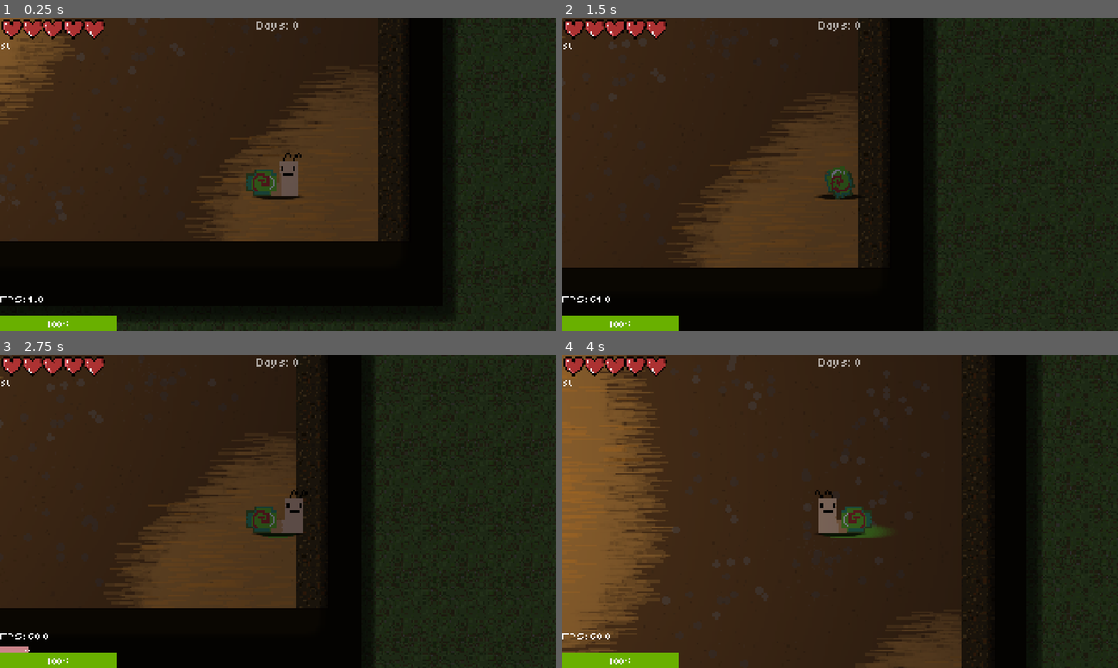
Above: before the commit, frames 1-4 (two rows, left to right).
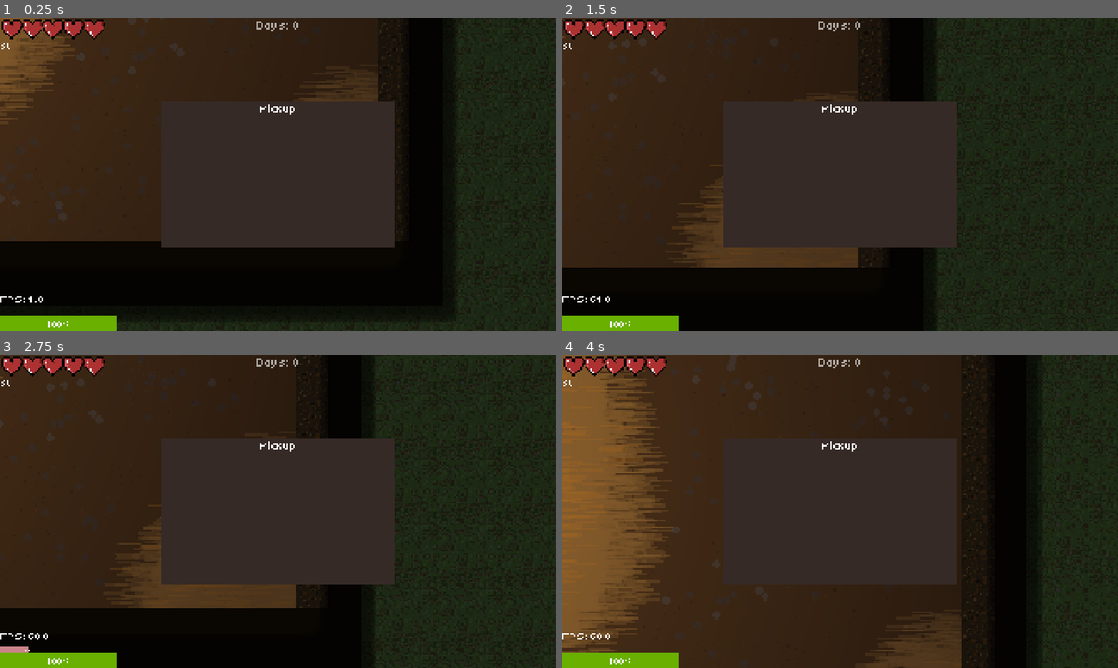
Above: after the commit, the same moments.

Repository: mark4pro/rogue-like
Game: Godot game, scene res://Scenes/hub.tscn
The game is run twice, just before and just after one commit, with the same random seed, the same clock (stepped at 60 frames per second) and the same inputs. Sound files missing from this copy of the repository are replaced by a short silence.
Inputs (mouse positions are in pixels of both pictures, inside the frame that each line leads up to):
- Up to frame 1 (0.25 s): no input
- Up to frame 2 (1.5 s): tap Enter at 0.5 s; move the mouse to (962, 158) at 0.52 s; hold D (right) 0.53-1.28 s; tap Ctrl (roll) at 0.6 s; click (962, 158) at 0.67 s; move the mouse to (728, 190) at 1.27 s; hold S (down) from 1.28 s (still down); tap F6 (free_cam) at 1.35 s; click (728, 190) at 1.42 s
- Up to frame 3 (2.75 s): tap Ctrl (roll) at 1.55, 2.3 s; move the mouse to (333, 442) at 2.02 s; release S (down) at 2.03 s; hold D (right) from 2.03 s (still down); tap E (interact) at 2.1 s; click (333, 442) at 2.17 s
- Up to frame 4 (4 s): tap Space at 2.75 s; move the mouse to (812, 574) at 2.77 s; release D (right) at 2.78 s; hold W (up) 2.78-3.53 s; tap F (place) at 2.85 s; click (812, 574) at 2.92 s; tap Ctrl (roll) at 3.05, 3.6 s; move the mouse to (1006, 558) at 3.52 s; hold A (left) from 3.53 s (still down); click (1006, 558) at 3.67 s

The runs differ from the first frame. In frame 1, 8.6% of the frame differs, in the area x 29-71%, y 26-74%; in frame 2, 13%; in frame 3, 13%; in frame 4, 1.1%.

Commit message:
added unscripted pickup menu

Diff:
--- a/Assets/prefabs/player.tscn
+++ b/Assets/prefabs/player.tscn
@@ -487,6 +487,62 @@
 theme_override_constants/v_separation = 2
 columns = 8
 
+[node name="pickupMenu" type="CanvasLayer" parent="." unique_id=51222896]
+
+[node name="Control" type="Control" parent="pickupMenu" unique_id=1782156158]
+layout_mode = 3
+anchors_preset = 8
+anchor_left = 0.5
+anchor_top = 0.5
+anchor_right = 0.5
+anchor_bottom = 0.5
+offset_left = -20.0
+offset_top = -20.0
+offset_right = 20.0
+offset_bottom = 20.0
+grow_horizontal = 2
+grow_vertical = 2
+
+[node name="ColorRect" type="ColorRect" parent="pickupMenu/Control" unique_id=2033467235]
+layout_mode = 1
+anchors_preset = 8
+anchor_left = 0.5
+anchor_top = 0.5
+anchor_right = 0.5
+anchor_bottom = 0.5
+offset_left = -400.0
+offset_top = -250.0
+offset_right = 400.0
+offset_bottom = 250.0
+grow_horizontal = 2
+grow_vertical = 2
+color = Color(0.21176471, 0.16470589, 0.14901961, 1)
+
+[node name="Label" type="Label" parent="pickupMenu/Control/ColorRect" unique_id=901448843]
+custom_minimum_size = Vector2(0, 50)
+layout_mode = 1
+anchors_preset = 10
+anchor_right = 1.0
+offset_bottom = 23.0
+grow_horizontal = 2
+theme_override_fonts/font = ExtResource("5_ev7rh")
+theme_override_font_sizes/font_size = 42
+text = "Pickup"
+horizontal_alignment = 1
+vertical_alignment = 1
+
+[node name="ScrollContainer" type="ScrollContainer" parent="pickupMenu/Control/ColorRect" unique_id=839794302]
+layout_mode = 0
+offset_top = 50.0
+offset_right = 800.0
+offset_bottom = 500.0
+horizontal_scroll_mode = 0
+
+[node name="VBoxContainer" type="VBoxContainer" parent="pickupMenu/Control/ColorRect/ScrollContainer" unique_id=820472943]
+layout_mode = 2
+size_flags_horizontal = 3
+size_flags_vertical = 3
+
 [node name="pauseMenu" type="CanvasLayer" parent="." unique_id=732976117]
 layer = 6
 visible = false
@@ -547,6 +603,7 @@
 metadata/_edit_group_ = true
 
 [node name="deathMenu" type="CanvasLayer" parent="." unique_id=133084291]
+layer = 3
 visible = false
 
 [node name="deathScreen" type="Control" parent="deathMenu" unique_id=279523899]
--- a/Script/Res/weaponSys.gd
+++ b/Script/Res/weaponSys.gd
@@ -59,7 +59,7 @@
 			var angRange : Vector2 = Vector2.UP.rotated(rot) + weapon.angleRange
 			var points : Array[Vector2] = ellipseArc(parentNode.global_position, weapon.radius, angRange, weapon.steps)
 
-			if  not weaponNode:
+			if not weaponNode:
 				var newWeapon : Node2D = weapon.weaponScene.instantiate()
 				newWeapon.name = "Weapon"
 
